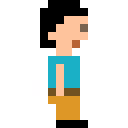
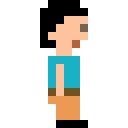
Layers edited between the first and the second (128, 128) image:
painted on "Calque 1" (3rd of 3, in "Pause") over [48, 96, 80, 120]
